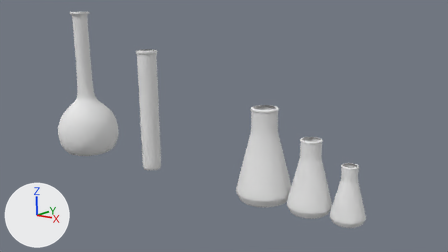
The Blender file Assets/models/house/floor02/lab/lab_equipment01.blend as it was, and as the next commit left it.
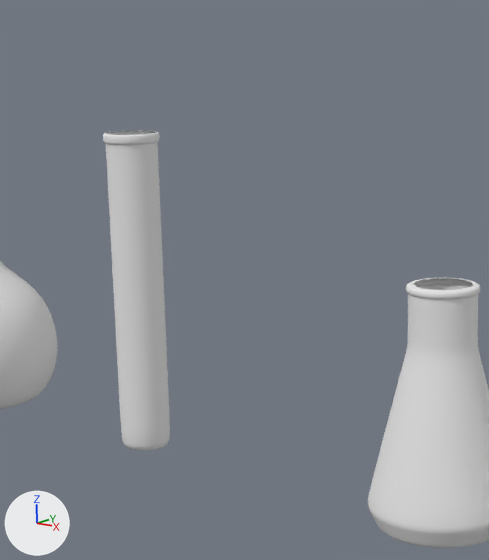
Old and new are each drawn from the file's camera 'Camera' and again close up on the part from 22% to 63% of the width and 0% to 84% of the height. The lights are fixed; the arrows at lower left show +X, +Y and +Z. The same objects are shown in both versions, whatever each file hides.

In view in the first close-up: 'beaker.000', 'conical_flask.000', 'volumetric_flask.000'.
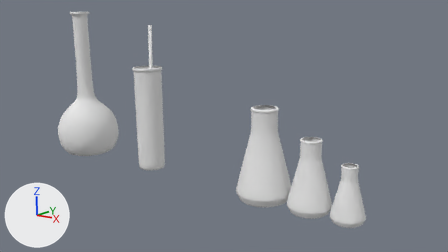
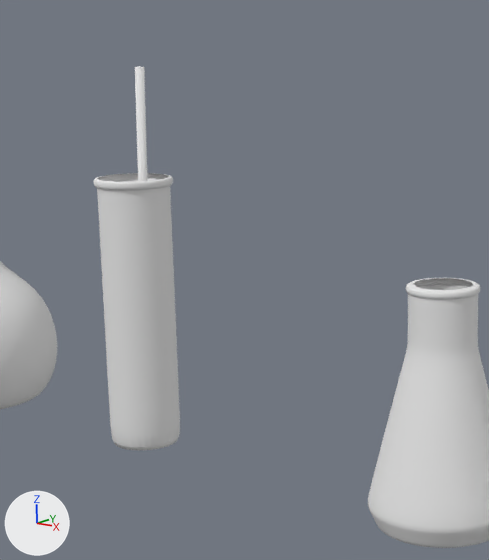
Commit message: more lab_equipment01 work

Edits to the scene script, one JSON object a line:
```json
{"op": "add", "block": "mat_stir_000", "code": ["mat_stir_000 = diffuse_material('stir.000')", "mat_stir_000.base_color = (0.8, 0.8, 0.8)  # white #e7e7e7"]}
{"block": "me_cylinder_004", "where": "me_cylinder_004.from_pydata(...)  # 224 vertices, 193 faces; spans x -0.31..0.31, y -0.31..0.31, z -1.39..1.39"}
{"block": "me_cylinder_004", "where": "# used by ob_beaker_000; location = (-2.1, 0.0, 0.77); scale = (1.0, 1.0, 1.28)"}
{"block": "me_cylinder_004", "change": "me_cylinder_004 part 1: the whole mesh is scaled about its middle by (1.42, 1.42, 1.09)"}
{"op": "add", "block": "me_cylinder_005", "code": ["me_cylinder_005 = bpy.data.meshes.new('Cylinder.005')", "me_cylinder_005.from_pydata(...)  # 64 vertices, 34 faces; spans x -0.05..0.05, y -0.05..0.05, z -2.07..2.07", "me_cylinder_005.polygons.foreach_set('use_smooth', [True] * 34)", "me_cylinder_005.materials.append(mat_stir_000)  # white #e7e7e7"]}
{"op": "set", "path": "ob_beaker_000.scale", "old": "(1.0, 1.0, 1.28)", "new": "(1.0, 1.0, 1.0)"}
{"op": "set", "path": "ob_beaker_000.location", "old": "(-2.1, 0.0, 0.77)", "new": "(-2.1, 0.0, 0.55)"}
{"op": "add", "block": "ob_stir_000", "code": ["ob_stir_000 = bpy.data.objects.new('stir.000', me_cylinder_005)", "ob_stir_000.location = (-2.05, 0.08, 1.2)", "ob_stir_000.rotation_euler = (-0.125, -0.106, 0.0133)  # degrees (-7.2, -6.1, 0.8)"]}
```

Pixel boxes (x1, y1, x2, y2) of what changed, in the close-ups (489 x 560 px):
```json
{"object": "beaker.000", "change": "moved, rescaled", "before": [103, 131, 170, 451], "after": [94, 173, 180, 451], "on screen": "28% wider, 13% shorter"}
{"object": "stir.000", "change": "added", "after": [135, 67, 148, 181]}
```
